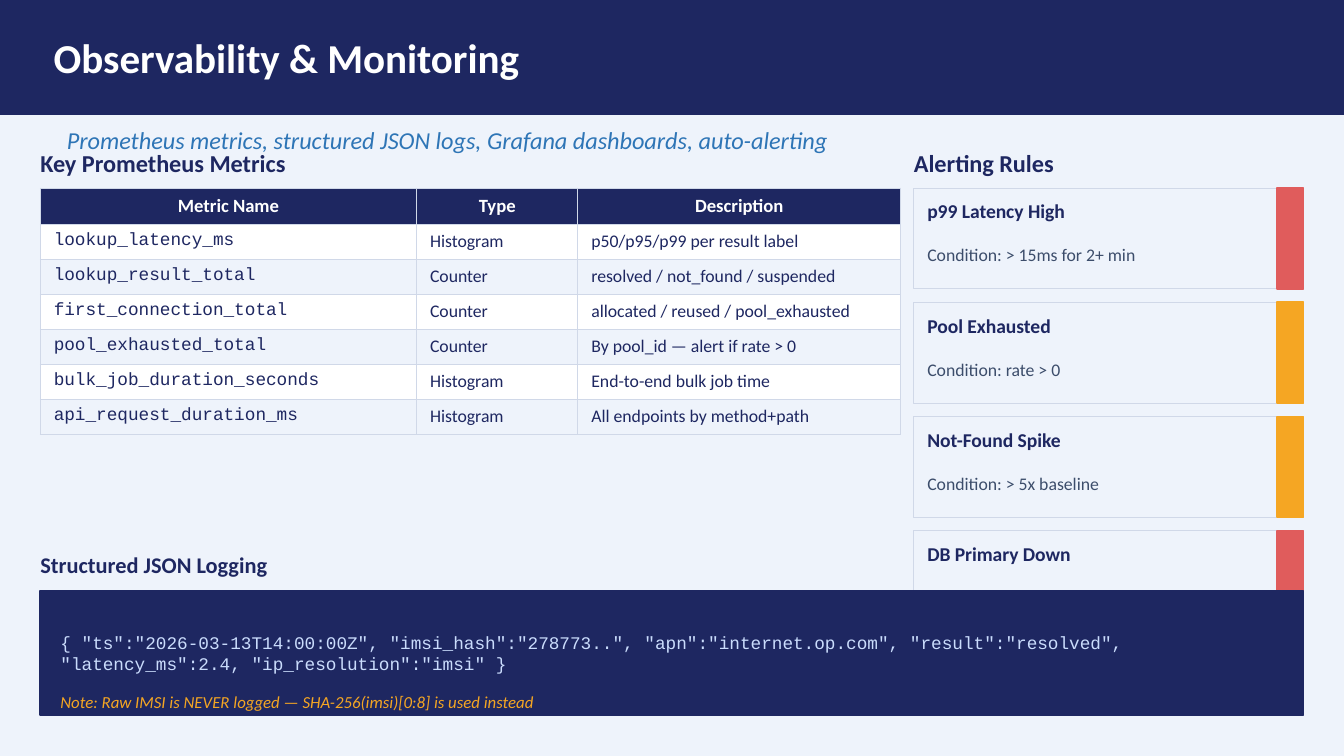
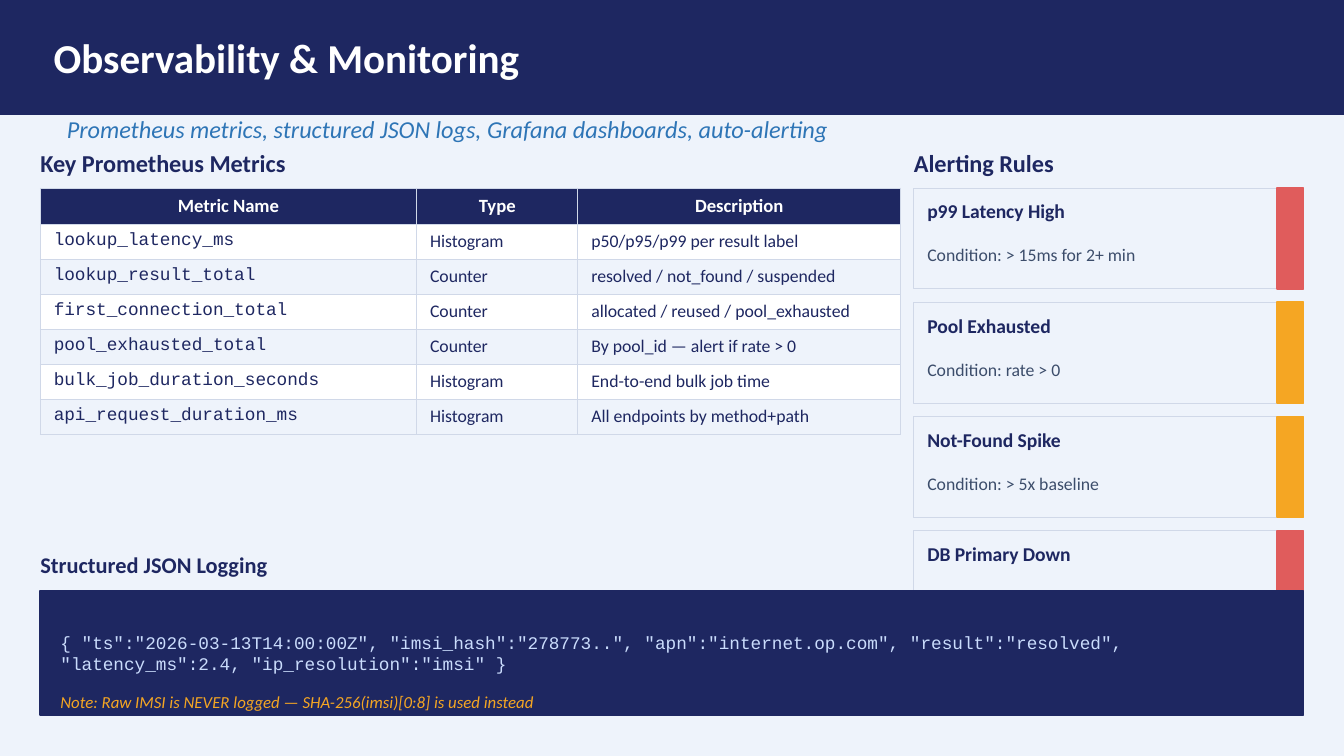
Before and after one commit to ridan5G/aaa-cloud-native, a slide deck: slide 11 of docs/aaa-platform-presentation.pptx. Drawn at 1344x756 pixels with LibreOffice and Linux fonts; fonts in the diff are those of the drawing. Boxes give left, top, right and bottom in pixels: in the first picture for what was removed or moved away, otherwise in the second. Text is boxed around its words. In the diff, an @@ line names an element or a change of style, - is before the commit and + after.

```diff
--- a/docs/aaa-platform-presentation.pptx
+++ b/docs/aaa-platform-presentation.pptx
@@ text "Prometheus metrics, structured JSON logs, ..." at bbox=[67, 121, 828, 142]: vertical alignment middle to top @@
```
Also in this commit, not shown: 10 other slides changed, 1 slide added, 36 other files.
